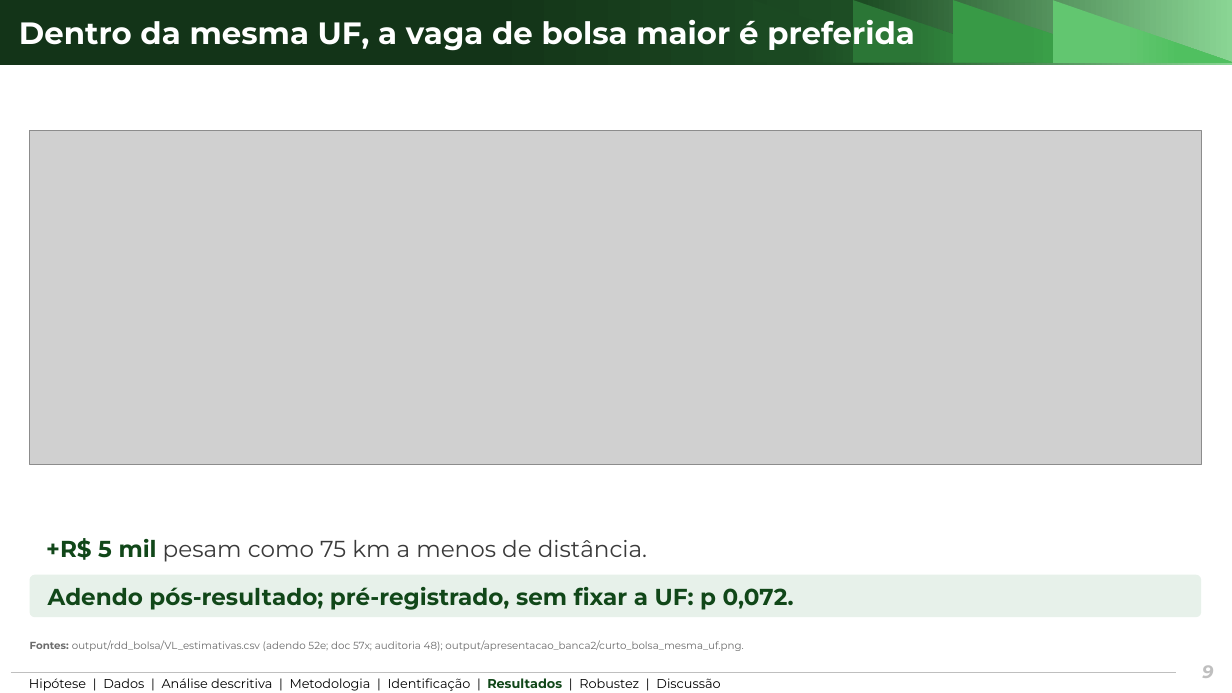
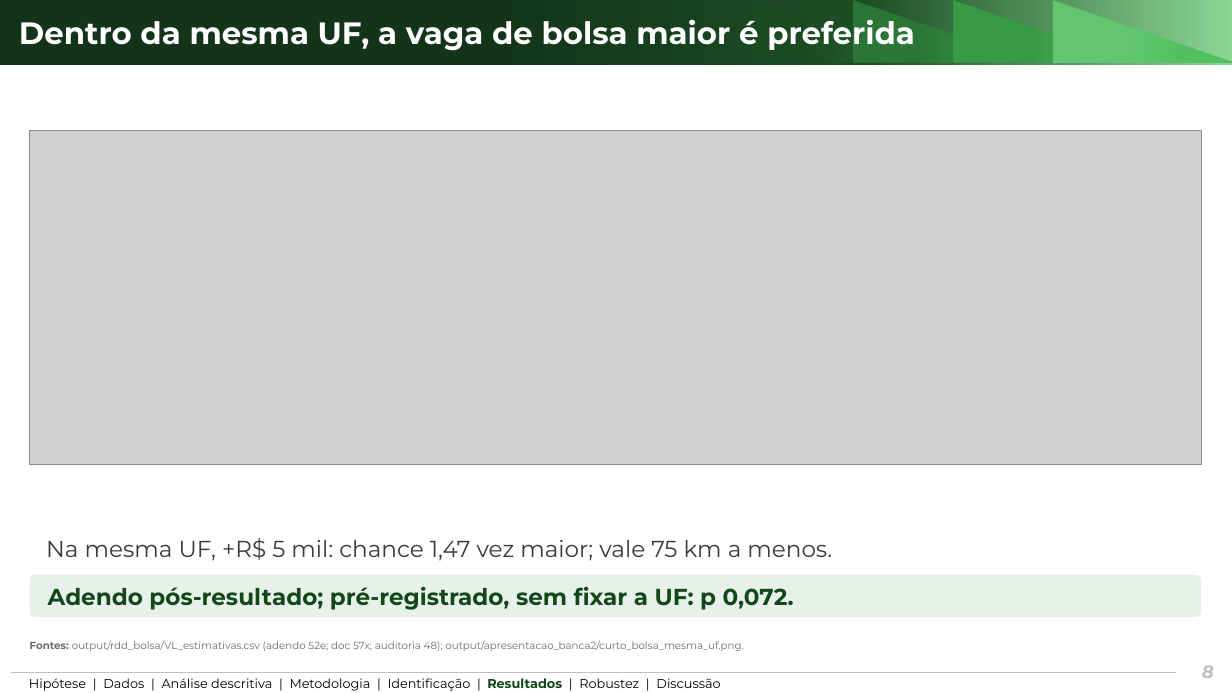
Before and after one commit to ka1victor/impact-eval-health-econ-pmme, a slide deck: slide 8 of output/apresentacao_banca2/deck_banca2_curto.pptx (slide 9 before the commit). Drawn at 1232x693 pixels with LibreOffice and Linux fonts; fonts in the diff are those of the drawing; grey boxes stand for pictures; background and template pictures are left out. Boxes give left, top, right and bottom in pixels: in the first picture for what was removed or moved away, otherwise in the second. Text is boxed around its words. In the diff, an @@ line names an element or a change of style, - is before the commit and + after.

```diff
--- a/output/apresentacao_banca2/deck_banca2_curto.pptx
+++ b/output/apresentacao_banca2/deck_banca2_curto.pptx
@@ text at (46, 538, 832, 561): text changed @@
-+R$ 5 mil pesam como 75 km a menos de distância.
+Na mesma UF, +R$ 5 mil: chance 1,47 vez maior; vale 75 km a menos.
@@ page number at (1202, 665, 1214, 678): text changed @@
-9
+8
```
Also in this commit, not shown: 8 other slides changed, 1 slide added, 1 slide removed, 30 other files.
